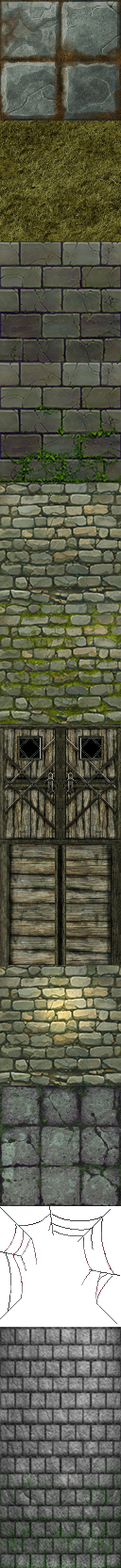
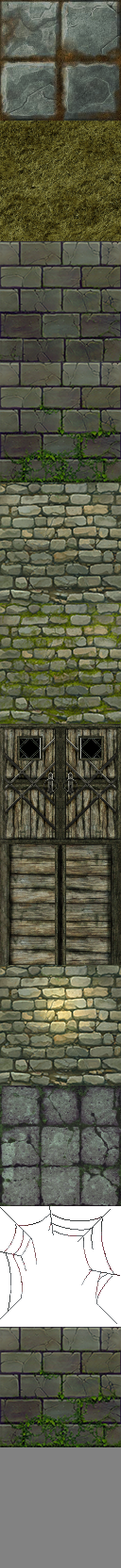
Revision of a layered 121 x 1568 image; what changed, layer by layer:
added layer "mossy stairs" above "dungeon_wall_moss_by_ceeboe_dc21cro-fullview" over <box>0,1326,121,1448</box>
hid "dungeon_wall_moss_by_ceeboe_dc21cro-fullview" over <box>0,1326,121,1568</box>
